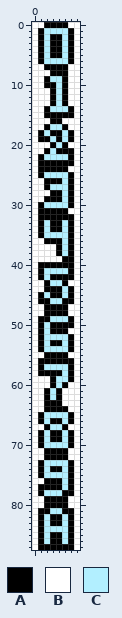
Sprite sheet, stored at CLIENT/src/gfx/numtiles.png. The picture above is the old version.
The file is 8x88 pixels.
Palette (. is transparent): A #000000  B #ffffff  C #b2efff
New version:
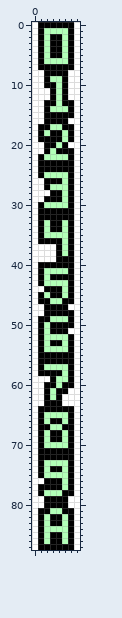
From the commit log: Added main readme.md, changed numtiles.png for readability
Changes in this commit:
colour C: #b2efff -> #b2ffb8
Changed rows in their new state; - is a pixel that keeps its letter.
first column x 1:
 0 A----A
first column x 1:
 7 A----A
 8 -A----
first column x 1:
13 -A---A
16 -A--A-
17 A----A
19 --A---
20 -A----
first column x 6:
24 A
first column x 6:
31 A
first column x 1:
36 A---
39 ---A
first column x 1:
43 AC--CA
first column x 6:
48 A
first column x 1:
55 A----A
first column x 1:
60 -A---A
61 ----A-
64 A----A
67 A----A
first column x 1:
71 A----A
72 A----A
